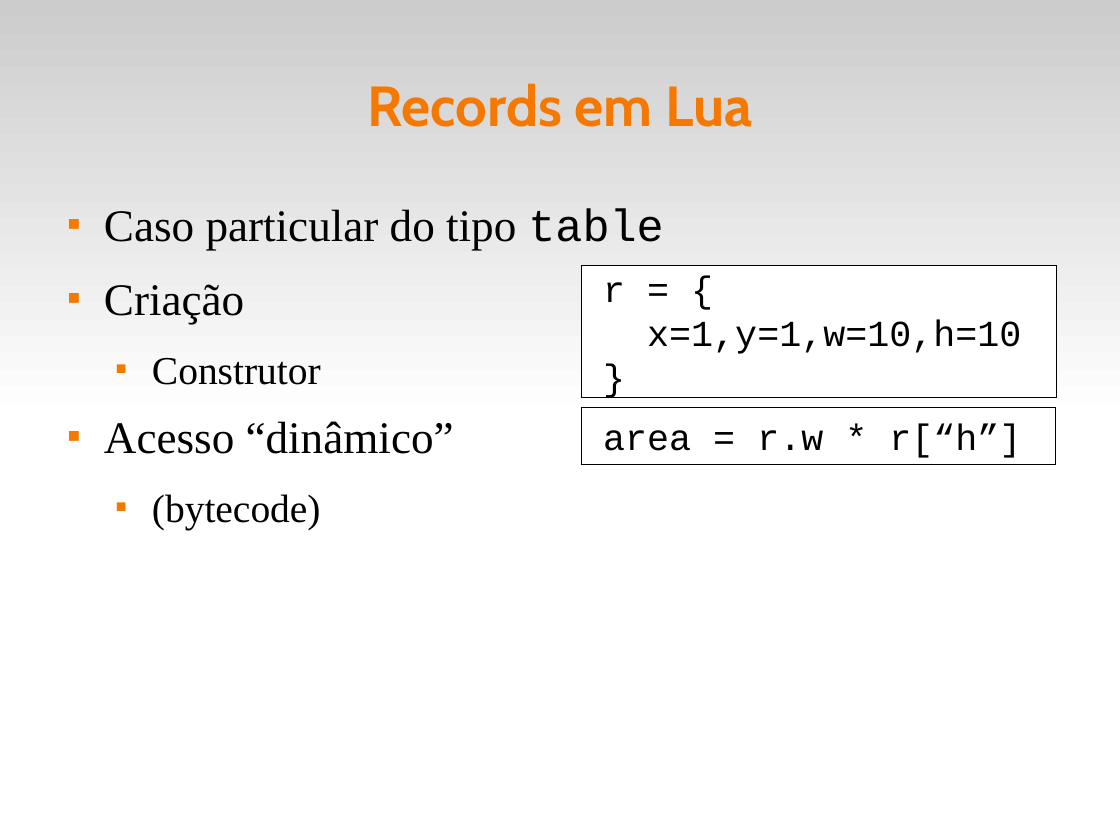
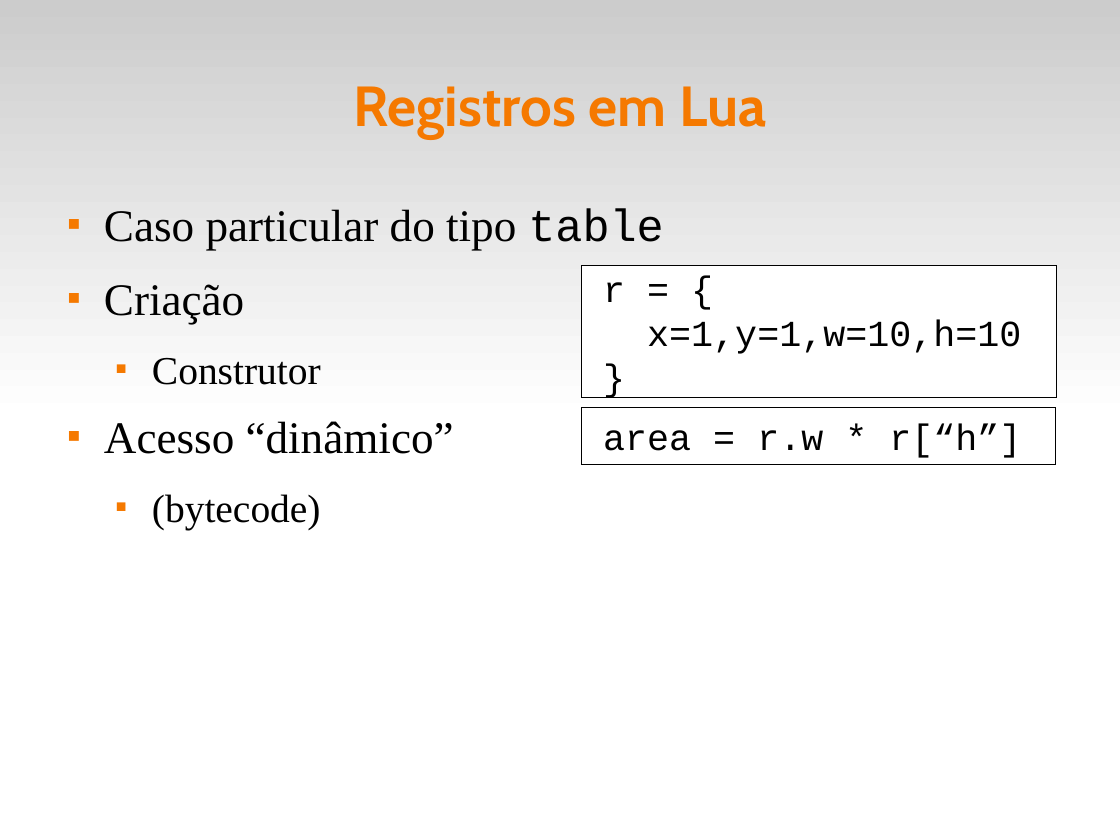
Before and after one commit to fsantanna-uerj/EDL, a slide deck: slide 20 of slides/edl-05-data.odp (slide 23 before the commit). Drawn at 1120x840 pixels with LibreOffice and Linux fonts; fonts in the diff are those of the drawing. Boxes give left, top, right and bottom in pixels: in the first picture for what was removed or moved away, otherwise in the second. Text is boxed around its words. In the diff, an @@ line names an element or a change of style, - is before the commit and + after.

```diff
--- a/slides/edl-05-data.odp
+++ b/slides/edl-05-data.odp
@@ title at box(353, 86, 766, 139): text changed @@
-Records em Lua
+Registros em Lua
```
Also in this commit, not shown: 1 other slide changed, 16 slides added, 1 slide removed, 18 other files.
